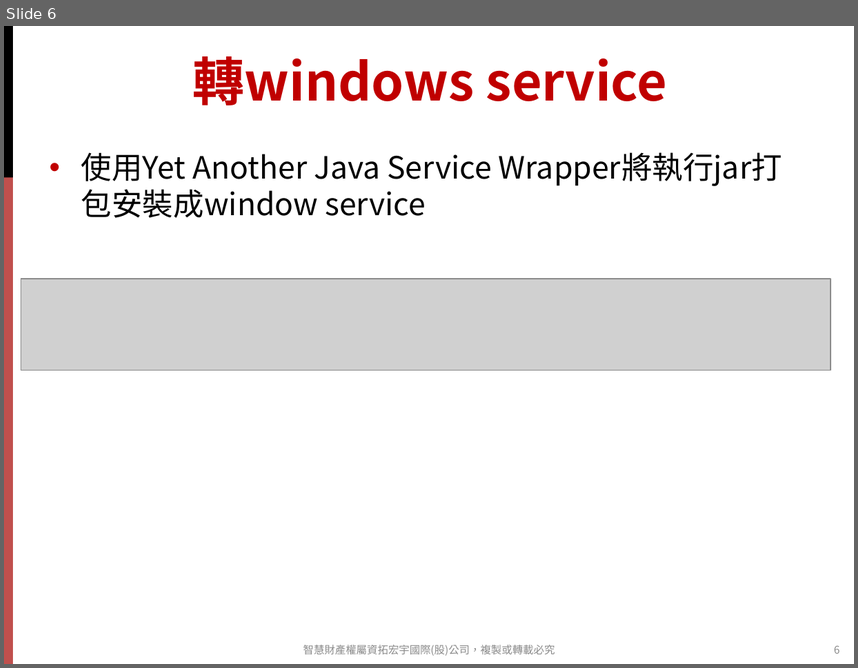
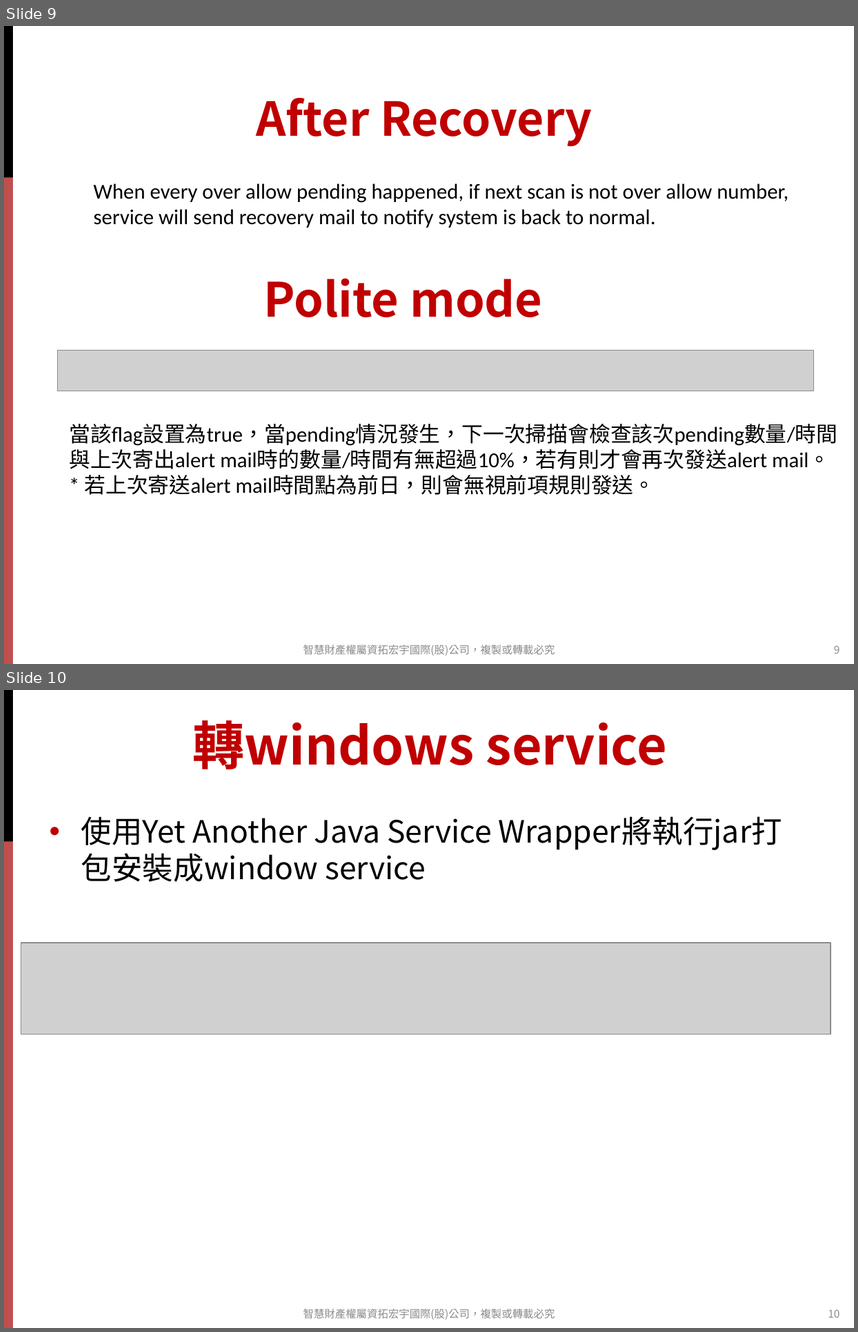
Before and after one commit to strikecbu/TraceLogMonitor, a slide deck: other/doc/TraceLogMonitorWithWAS.pptx. Shown one above the other, each under a label of ours: slide 6 before the commit, slides 9 and 10 after it. The pictures are 858x668 and 858x1332 pixels, drawn with LibreOffice and Linux fonts; fonts in the diff are those of the drawing; grey boxes stand for pictures; background and template pictures are left out. Boxes give left, top, right and bottom in pixels: in the first picture for what was removed or moved away, otherwise in the second. Text is boxed around its words. In the diff, an @@ line names an element or a change of style, - is before the commit and + after.

```diff
--- a/other/doc/TraceLogMonitorWithWAS.pptx
+++ b/other/doc/TraceLogMonitorWithWAS.pptx
@@ slide 9 added at box(4, 26, 854, 664), background #FFFFFF; not listed: 2 template elements that a slide beside it also shows @@
@@ title added at box(257, 98, 592, 147), 39.6 pt, text #C00000, bold @@
+After Recovery
@@ text added at box(94, 183, 789, 227), 18 pt, text #000000 @@
+When every over allow pending happened, if next scan is not over allow number,
+service will send recovery mail to notify system is back to normal.
@@ text added at box(263, 278, 543, 317), 40 pt, text #C00000, bold @@
+Polite mode
@@ picture added at box(58, 350, 814, 391) @@
@@ text added at box(69, 423, 838, 495), 18 pt, text #000000 @@
+當該flag設置為true，當pending情況發生，下一次掃描會檢查該次pending數量/時間
+與上次寄出alert mail時的數量/時間有無超過10%，若有則才會再次發送alert mail。
+* 若上次寄送alert mail時間點為前日，則會無視前項規則發送。
@@ text added at box(303, 644, 555, 655), 9 pt, text #8C8C8C @@
+智慧財產權屬資拓宏宇國際(股)公司，複製或轉載必究
@@ page number added at box(834, 645, 840, 653), 9 pt, text #8C8C8C @@
+9
@@ what was slide 6 is now slide 10 @@
@@ page number at box(828, 1309, 840, 1317): text changed @@
-6
+10
```
Also in this commit, not shown: 1 slide changed, 8 other slides added.
